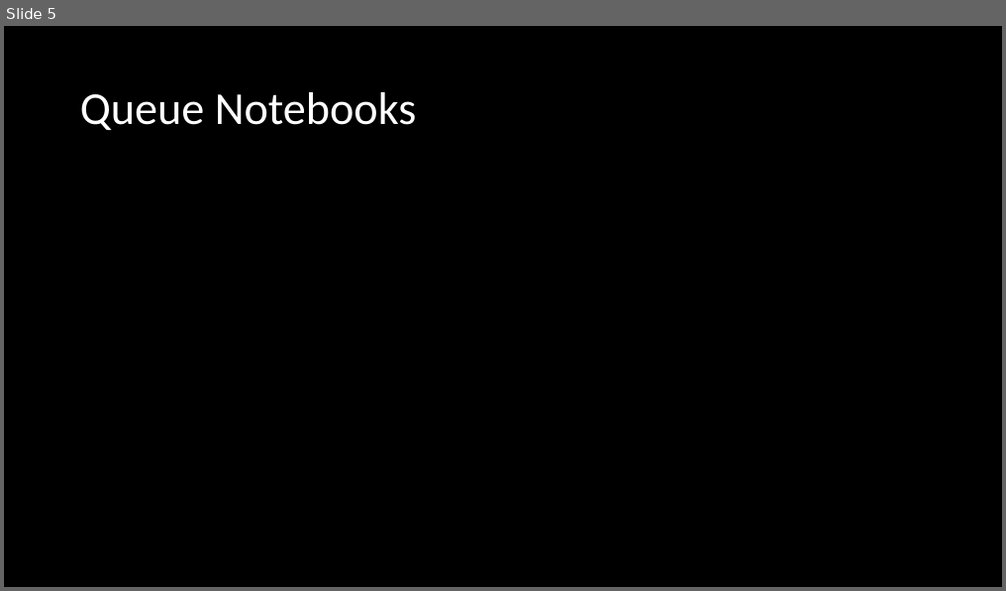
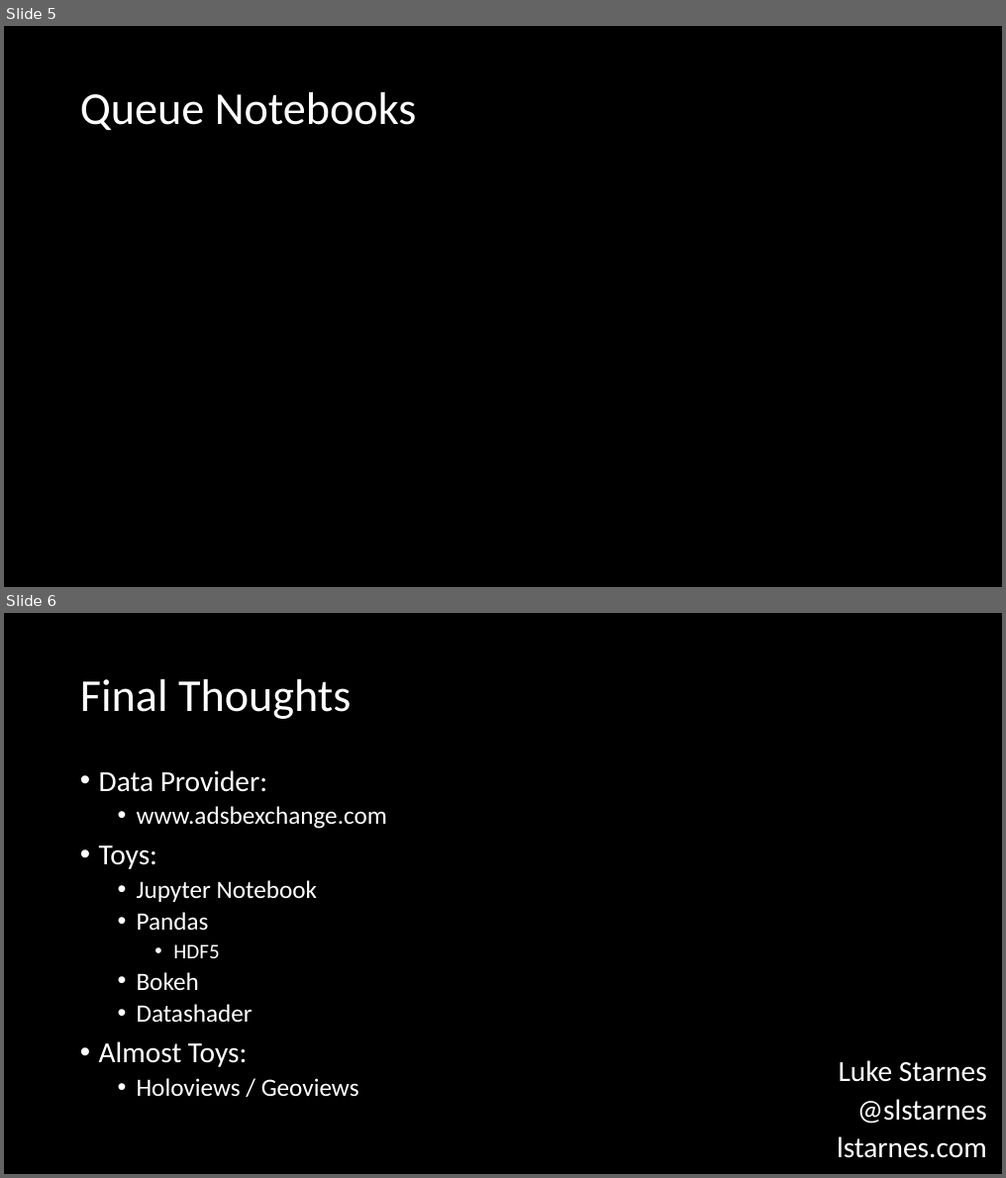
Before and after one commit to slstarnes/adsb-exploration, a slide deck: presentations/PyData Atlanta Feb 2017.pptx. Shown one above the other, each under a label of ours: slide 5 before the commit, slides 5 and 6 after it. The pictures are 1006x591 and 1006x1178 pixels, drawn with LibreOffice and Linux fonts; fonts in the diff are those of the drawing. Boxes give left, top, right and bottom in pixels: in the first picture for what was removed or moved away, otherwise in the second. Text is boxed around its words. In the diff, an @@ line names an element or a change of style, - is before the commit and + after.

Commit message:
updated slides

```diff
--- a/presentations/PyData Atlanta Feb 2017.pptx
+++ b/presentations/PyData Atlanta Feb 2017.pptx
@@ slide 6 added at <box>4,613,1002,1174</box>, background #000000 @@
@@ title added at <box>80,679,350,719</box>, 44 pt, text #FFFFFF @@
+Final Thoughts
@@ text added at <box>99,770,387,1097</box>, 24 pt, text #FFFFFF @@
+• Data Provider:
+  • www.adsbexchange.com
+• Toys:
+  • Jupyter Notebook
+  • Pandas
+    • HDF5
+  • Bokeh
+  • Datashader
+• Almost Toys:
+  • Holoviews / Geoviews
@@ text added at <box>837,1060,987,1158</box>, 28 pt, text #FFFFFF @@
+Luke Starnes
+@slstarnes
+lstarnes.com
```
